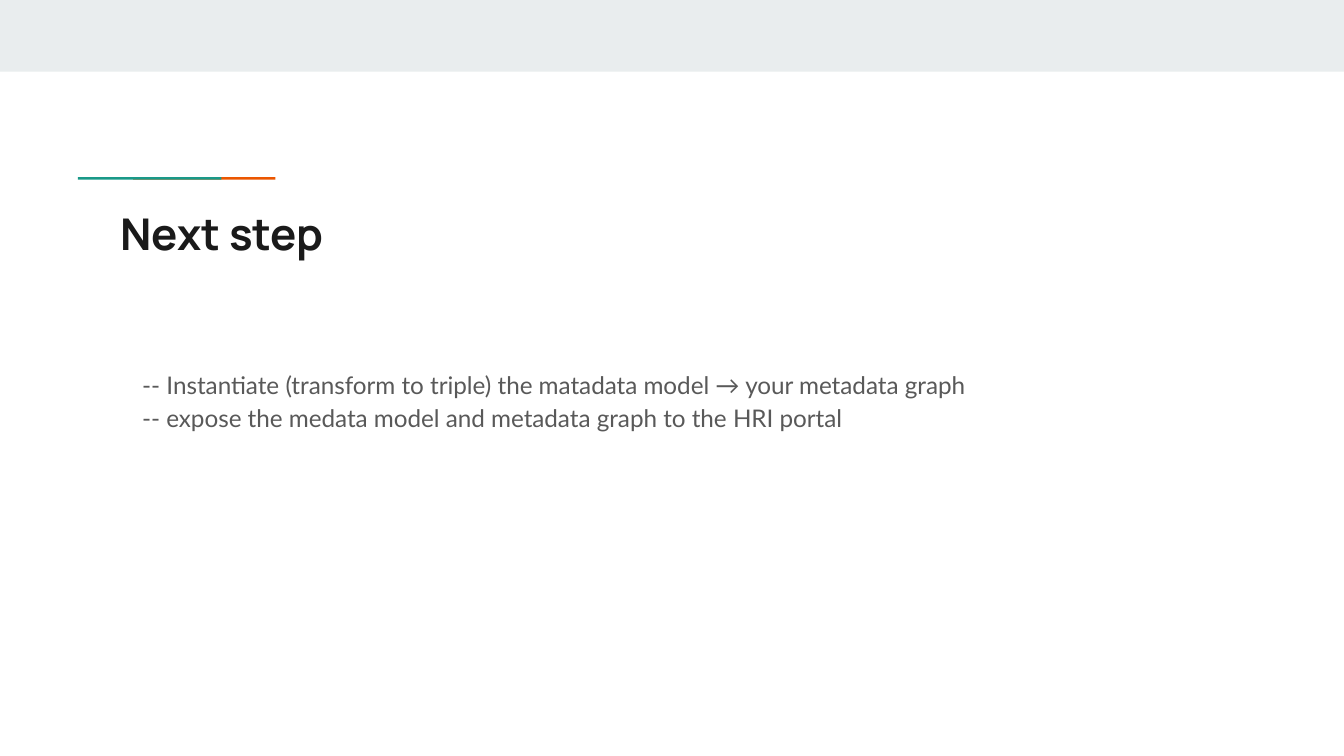
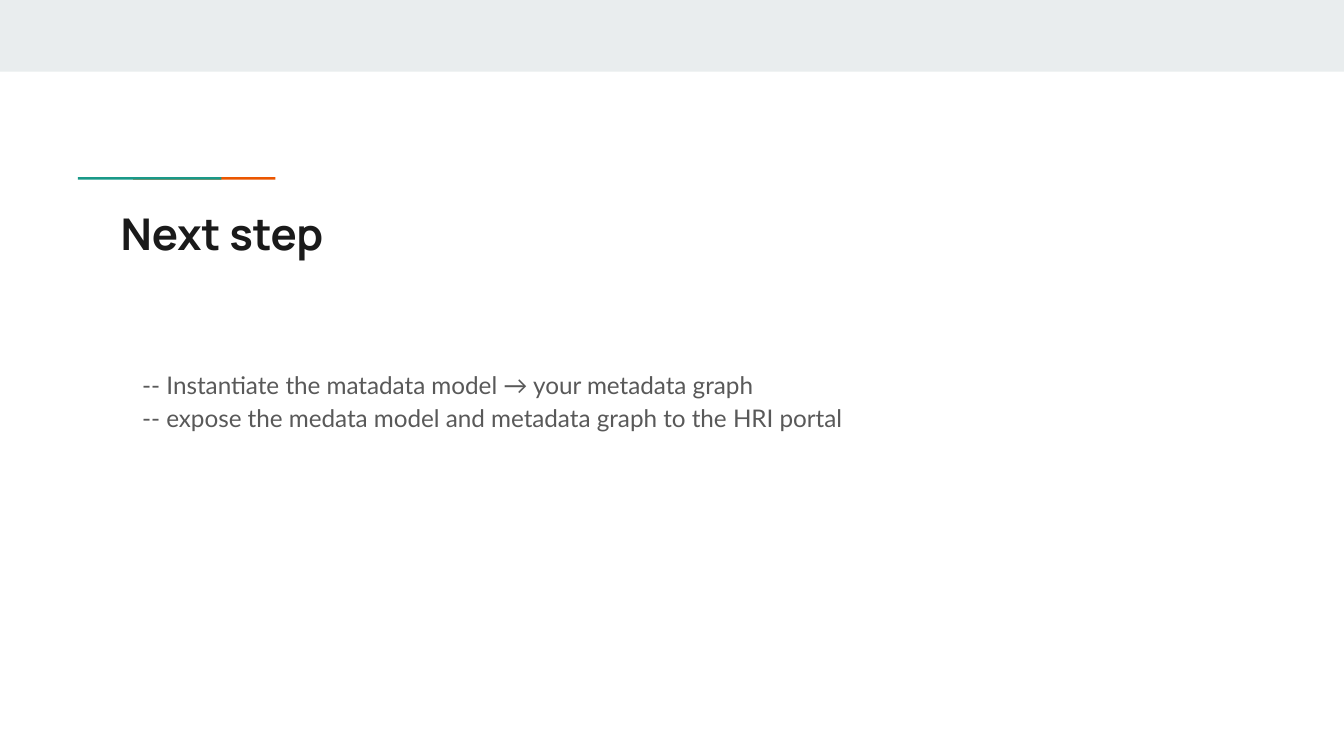
Before and after one commit to Health-RI/health-ri-metadata, a slide deck: slide 22 of Presentations/[DRAFT]HRI_Metadata_Schema_ImagingGroup_KickOff.pptx. Drawn at 1344x756 pixels with LibreOffice and Linux fonts; fonts in the diff are those of the drawing. Boxes give left, top, right and bottom in pixels: in the first picture for what was removed or moved away, otherwise in the second. Text is boxed around its words. In the diff, an @@ line names an element or a change of style, - is before the commit and + after.

```diff
--- a/Presentations/[DRAFT]HRI_Metadata_Schema_ImagingGroup_KickOff.pptx
+++ b/Presentations/[DRAFT]HRI_Metadata_Schema_ImagingGroup_KickOff.pptx
@@ text at [166,376,753,399]: text changed @@
--- Instantiate (transform to triple) the matadata model → your metadata graph
+-- Instantiate the matadata model → your metadata graph
```
Also in this commit, not shown: 4 other slides changed.
